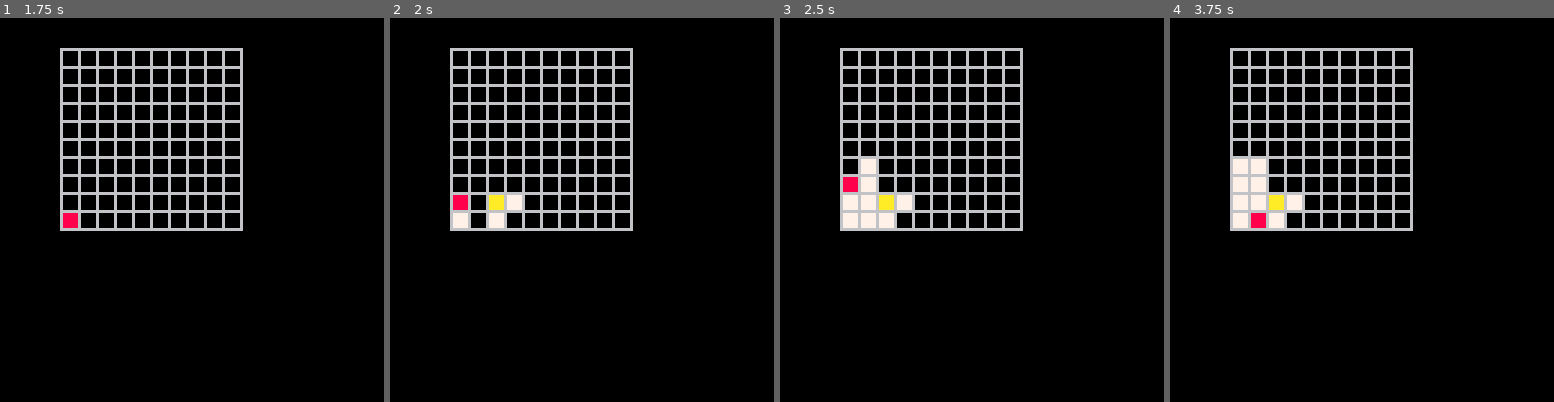
Above: before the commit, frames 1-4 (left to right).
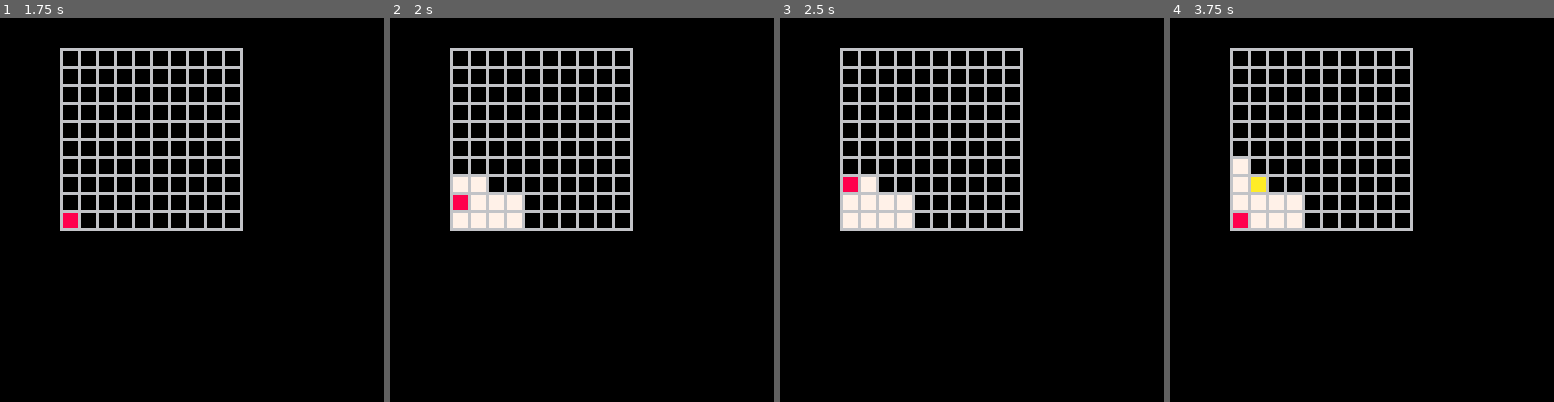
Above: after the commit, the same moments.

Repository: sargon2/pico8
Game: PICO-8 cartridge playground/uncovered/uncovered.p8
The game is run twice, just before and just after one commit, with the same random seed, the same clock (stepped at 60 frames per second) and the same inputs.
Inputs:
- Up to frame 1 (1.75 s): tap Down at 0.7 s
- Up to frame 2 (2 s): hold Up from 1.97 s (still down)
- Up to frame 3 (2.5 s): keep holding Up
- Up to frame 4 (3.75 s): release Up at 2.63 s; hold Right 2.68-3.02 s; hold Down 3.07-3.73 s

Frame 1 is identical in both runs. In frame 2, 0.9% of the frame differs, in the area x 16-35%, y 41-55%; in frame 3, 0.5%; in frame 4, 0.9%.

Commit message:
Fix bug where executing acted differently from testing

Diff:
--- a/playground/uncovered/code.lua
+++ b/playground/uncovered/code.lua
@@ -56,6 +56,7 @@
 end
 
 function _update60()
+    -- TODO disallow moving diagonally
     local start_x, start_y = player_x, player_y
     if btnp(⬅️) and player_x > 0 then
         player_x -= 1
@@ -71,11 +72,12 @@
     end
 
     if grid[player_x][player_y] == 0 then
-        srand(overall_seed + (player_x * grid_size_y + player_y))
+        local seed = overall_seed + (player_x * grid_size_y + player_y)
+        srand(seed)
         local result = try(player_x, player_y, false)
         if result == nil then
             -- Reset seed to reproduce pattern
-            srand(overall_seed + (player_x * grid_size_y + player_y))
+            srand(seed)
             try(player_x, player_y, true)
         else
             -- Failed!
@@ -86,7 +88,7 @@
 end
 
 function try(x, y, execute) -- returns nil if success, {x, y} if failure
-    if grid[x][y] == 1 then
+    if not execute and grid[x][y] == 1 then
         return {x, y}
     end
 
--- a/playground/uncovered/uncovered.p8
+++ b/playground/uncovered/uncovered.p8
@@ -1,6 +1,7 @@
 pico-8 cartridge // http://www.pico-8.com
 version 42
 __lua__
+#include ../lua_extensions.lua
 #include code.lua
 __gfx__
 00000000000000000000000000000000000000000000000000000000000000000000000000000000000000000000000000000000000000000000000000000000
